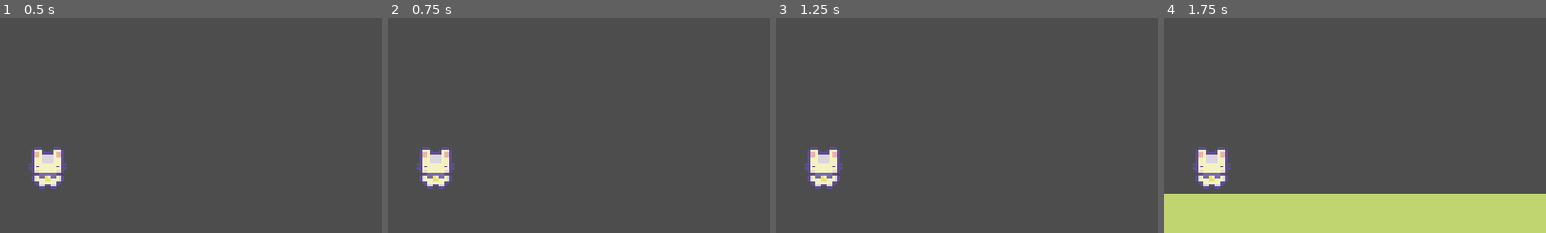
Above: before the commit, frames 1-4 (left to right).
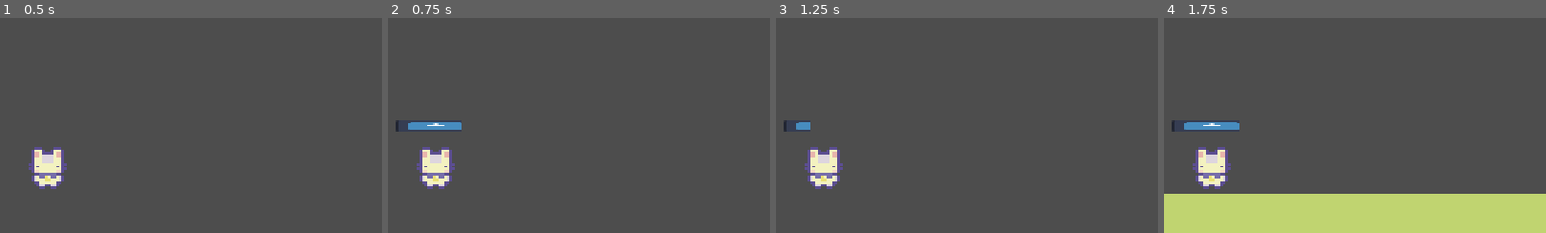
Above: after the commit, the same moments.

Repository: autumnevelyn/Jam-Game
Game: Godot game, scene res://scenes/levels/level_1.tscn
Two runs of this game, one before a commit and one after it. Both use one fixed random seed, a clock stepped at 60 frames per second and the inputs below. The engine's default icon, where the game draws it, is replaced by a stand-in: a white triangle on a blue panel in a dark square.
Inputs:
- Up to frame 1 (0.5 s): no input
- Up to frame 2 (0.75 s): tap Enter (ui_accept) at 0.5 s; hold Right (ui_right) from 0.53 s (still down); hold Enter (ui_accept) from 0.53 s (still down)
- Up to frame 3 (1.25 s): keep holding Right (ui_right); keep holding Enter (ui_accept)
- Up to frame 4 (1.75 s): release Right (ui_right) at 1.28 s; release Enter (ui_accept) at 1.28 s; hold Down (ui_down) from 1.28 s (still down); tap Enter (ui_accept) at 1.35, 1.52 s
The pictures show only the part of the screen within x 44-94%, y 15-65%; the shares and areas given below are measured in that part.

Frame 1 is identical in both runs. In frame 2, 0.5% of the frame differs, in the area x 2-20%, y 47-53%; in frame 3, 0.2%; in frame 4, 0.6%.

Commit message:
added attacks

Diff:
--- /dev/null
+++ b/scenes/prefabs/attack_hitbox.tscn
@@ -0,0 +1,25 @@
+[gd_scene format=3 uid="uid://bxi372o7q3eh1"]
+
+[ext_resource type="Texture2D" uid="uid://b6u4kvl67xeo6" path="res://assets/Sprout Lands - Sprites - Basic pack/Sprout Lands - Sprites - Basic pack/Objects/Basic_tools_and_meterials.png" id="1_2ic2g"]
+[ext_resource type="Script" uid="uid://d14eb3f4cdeli" path="res://scripts/attack_hitbox.gd" id="1_v8v5g"]
+
+[sub_resource type="RectangleShape2D" id="RectangleShape2D_3xd07"]
+size = Vector2(16, 16)
+
+[node name="attack_hitbox" type="Area2D" unique_id=1244579918]
+script = ExtResource("1_v8v5g")
+
+[node name="CollisionShape2D" type="CollisionShape2D" parent="." unique_id=1124818511]
+shape = SubResource("RectangleShape2D_3xd07")
+
+[node name="Sprite2D" type="Sprite2D" parent="." unique_id=184195697]
+texture_filter = 1
+texture = ExtResource("1_2ic2g")
+hframes = 3
+vframes = 2
+frame = 1
+
+[node name="Timer" type="Timer" parent="." unique_id=765664426]
+one_shot = true
+
+[connection signal="timeout" from="Timer" to="." method="_on_timer_timeout"]
--- a/scenes/prefabs/player.tscn
+++ b/scenes/prefabs/player.tscn
@@ -2,6 +2,8 @@
 
 [ext_resource type="Texture2D" uid="uid://borp3s36rs4oe" path="res://assets/Sprout Lands - Sprites - Basic pack/Sprout Lands - Sprites - Basic pack/Characters/Basic Charakter Spritesheet.png" id="1_06qtw"]
 [ext_resource type="Script" uid="uid://c3ubxpp10k6x6" path="res://scripts/player.gd" id="1_tou0u"]
+[ext_resource type="PackedScene" uid="uid://bxi372o7q3eh1" path="res://scenes/prefabs/attack_hitbox.tscn" id="3_n0leu"]
+[ext_resource type="Texture2D" uid="uid://4q335xxs2p" path="res://icon.svg" id="4_8cdkg"]
 
 [sub_resource type="RectangleShape2D" id="RectangleShape2D_3xd07"]
 size = Vector2(16, 16)
@@ -20,3 +22,16 @@
 
 [node name="Timer" type="Timer" parent="." unique_id=262521996]
 one_shot = true
+
+[node name="attack_hitbox" parent="." unique_id=1244579918 instance=ExtResource("3_n0leu")]
+position = Vector2(0, 16)
+
+[node name="TextureProgressBar" type="TextureProgressBar" parent="." unique_id=80249574]
+offset_left = -15.0
+offset_top = -18.0
+offset_right = 113.0
+offset_bottom = 110.0
+scale = Vector2(0.235, 0.035)
+texture_progress = ExtResource("4_8cdkg")
+
+[connection signal="timeout" from="Timer" to="." method="_on_timer_timeout"]
--- /dev/null
+++ b/scripts/attack_hitbox.gd
@@ -0,0 +1,23 @@
+extends Area2D
+
+@onready var timer: Timer = $Timer
+
+var active = false;
+
+# Called when the node enters the scene tree for the first time.
+func _ready() -> void:
+	pass # Replace with function body.
+
+
+# Called every frame. 'delta' is the elapsed time since the previous frame.
+func _process(delta: float) -> void:
+	if active:
+		visible = true;
+		if(timer.is_stopped()):
+			timer.start();
+	else:
+		visible = false;
+
+
+func _on_timer_timeout() -> void:
+	active = false;
--- a/scripts/player.gd
+++ b/scripts/player.gd
@@ -1,5 +1,8 @@
 extends CharacterBody2D
 
+@onready var timer: Timer = $Timer
+@onready var attack_hitbox: Area2D = $attack_hitbox
+@onready var texture_progress_bar: TextureProgressBar = $TextureProgressBar
 
 const movement_speed = 150;
 
@@ -18,8 +21,25 @@
 	else:
 		velocity.y = move_toward(velocity.y, 0, movement_speed)
 
+
+	if(directionX != 0):
+		attack_hitbox.position.x = directionX * 16;
+	elif(directionY != 0): attack_hitbox.position.x = 0;
+	if(directionY != 0):
+		attack_hitbox.position.y = directionY * 16;
+	elif(directionX != 0): attack_hitbox.position.y = 0;
+	if Input.is_action_pressed("ui_accept"):
+		timer.start();
+
+
+	texture_progress_bar.value = (timer.time_left / timer.wait_time) * 100;
+
 	move_and_slide()
 
 
 func attack():
-	pass
+	attack_hitbox.active = true;
+
+
+func _on_timer_timeout() -> void:
+	attack();
Not shown, added: scripts/attack_hitbox.gd.uid
